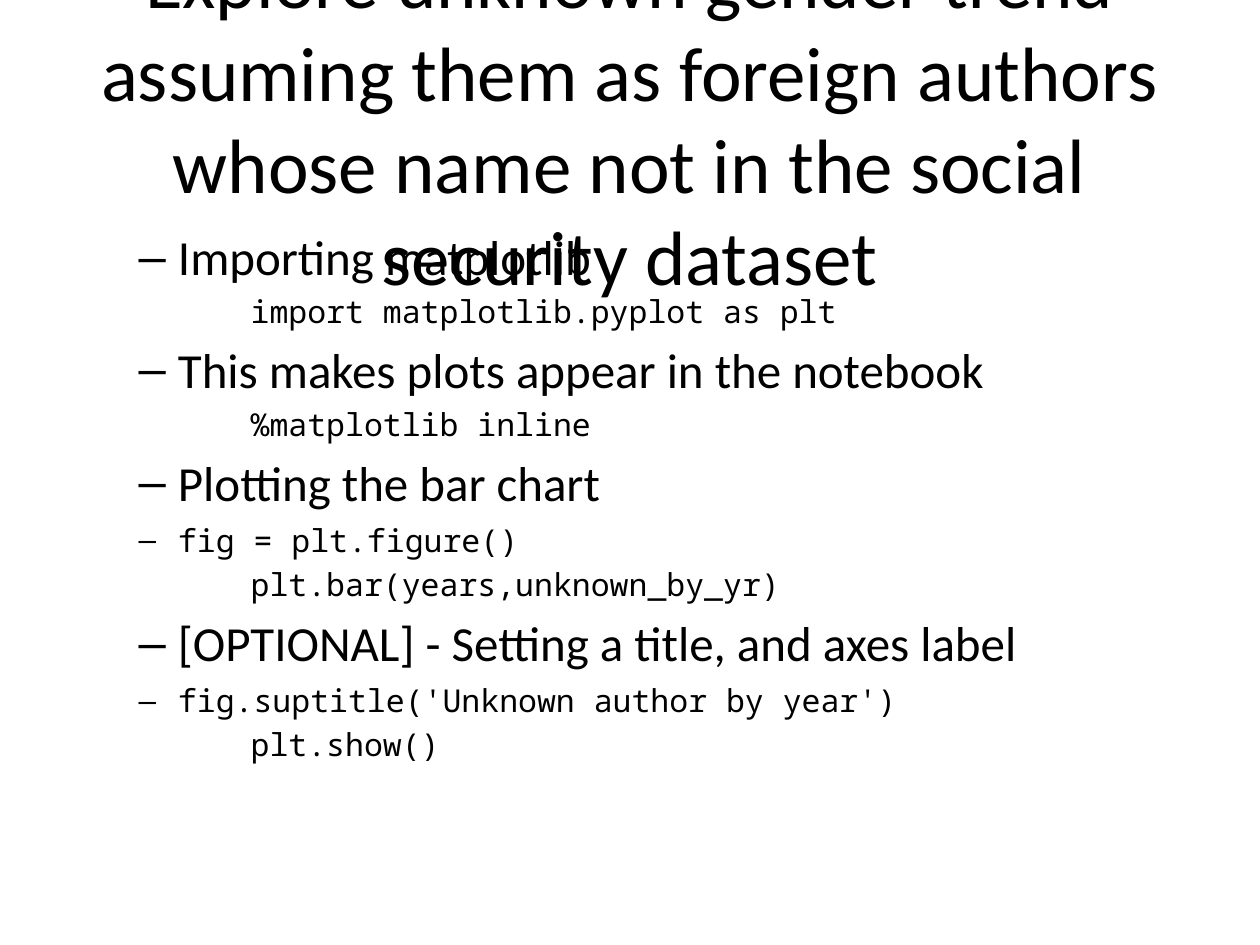
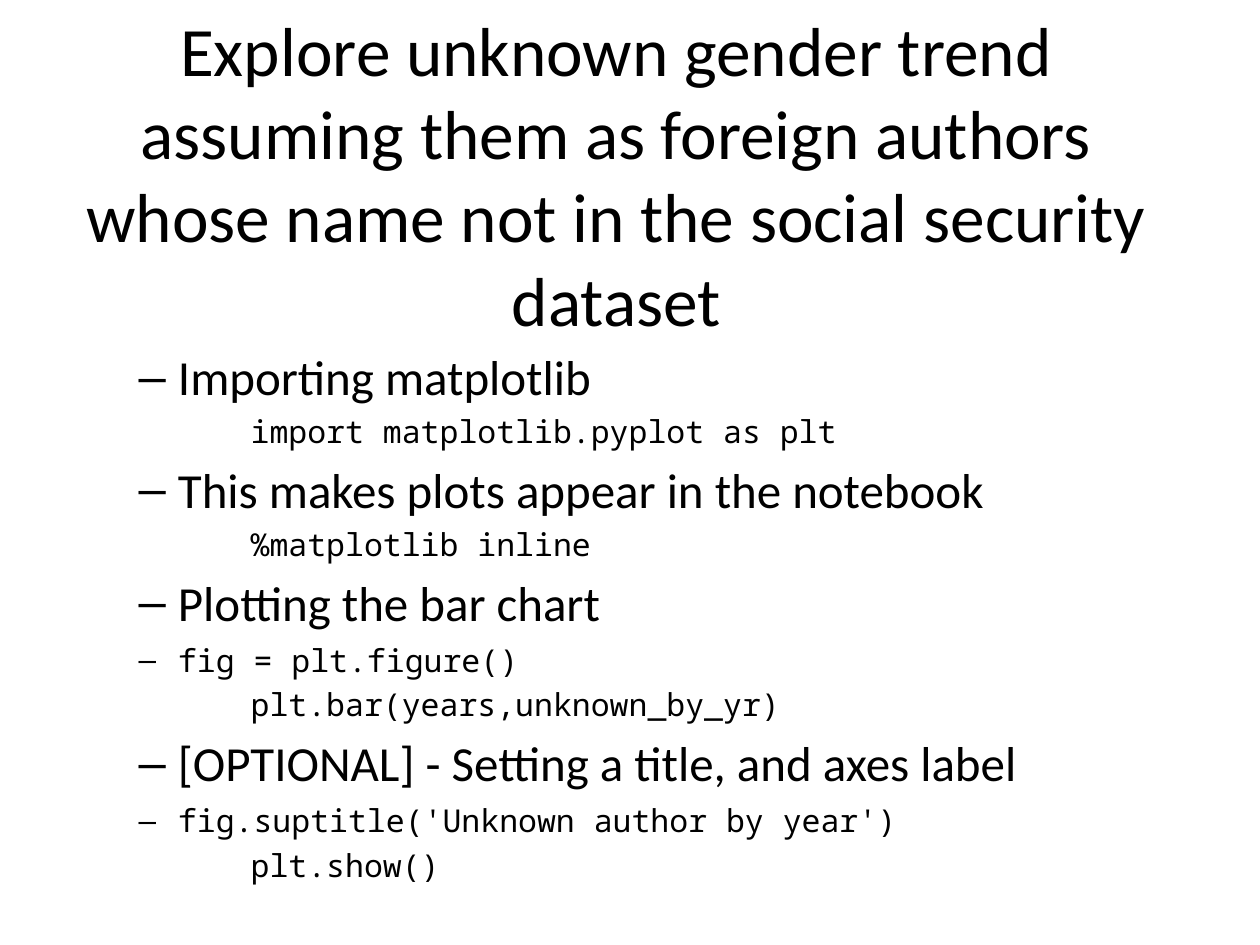
Before and after one commit to mbihan/biof309_spring2018_project1, a slide deck: slide 8 of Name_Game__Gender_Prediction_using_Sound/NGGPUS.pptx (slide 6 before the commit). Drawn at 1260x945 pixels with LibreOffice and Linux fonts; fonts in the diff are those of the drawing. Boxes give left, top, right and bottom in pixels: in the first picture for what was removed or moved away, otherwise in the second. Text is boxed around its words. In the diff, an @@ line names an element or a change of style, - is before the commit and + after.

```diff
--- a/Name_Game__Gender_Prediction_using_Sound/NGGPUS.pptx
+++ b/Name_Game__Gender_Prediction_using_Sound/NGGPUS.pptx
@@ title "Explore unknown gender trend assuming ...": place and size @@
-title "Explore unknown gender trend assuming ..." at [101,0,1158,304]
+title "Explore unknown gender trend assuming ..." at [86,28,1145,327]
@@ title "Explore unknown gender trend assuming ..." at [86,28,1145,327]: size 44 to 39.6 pt @@
@@ text "Importing matplotlib" rewrapped from [178,235,1016,764] to [178,361,1016,885] @@
```
Also in this commit, not shown: 7 other slides changed, 4 slides added, 2 slides removed, 3 other files.
